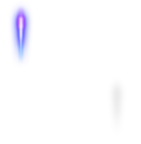
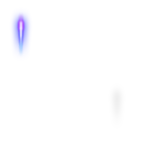
Layer changes from the first (141, 144) image to the second:
painted on "Ebene 2 Kopie" over bbox(14, 5, 28, 64)
